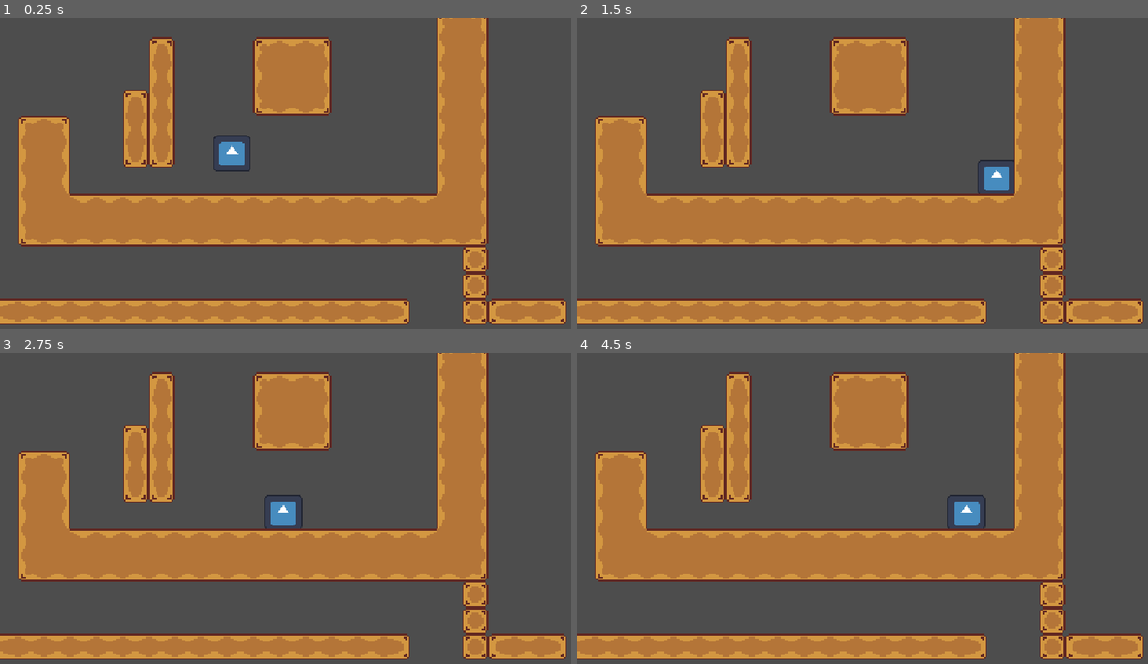
Above: before the commit, frames 1-4 (two rows, left to right).
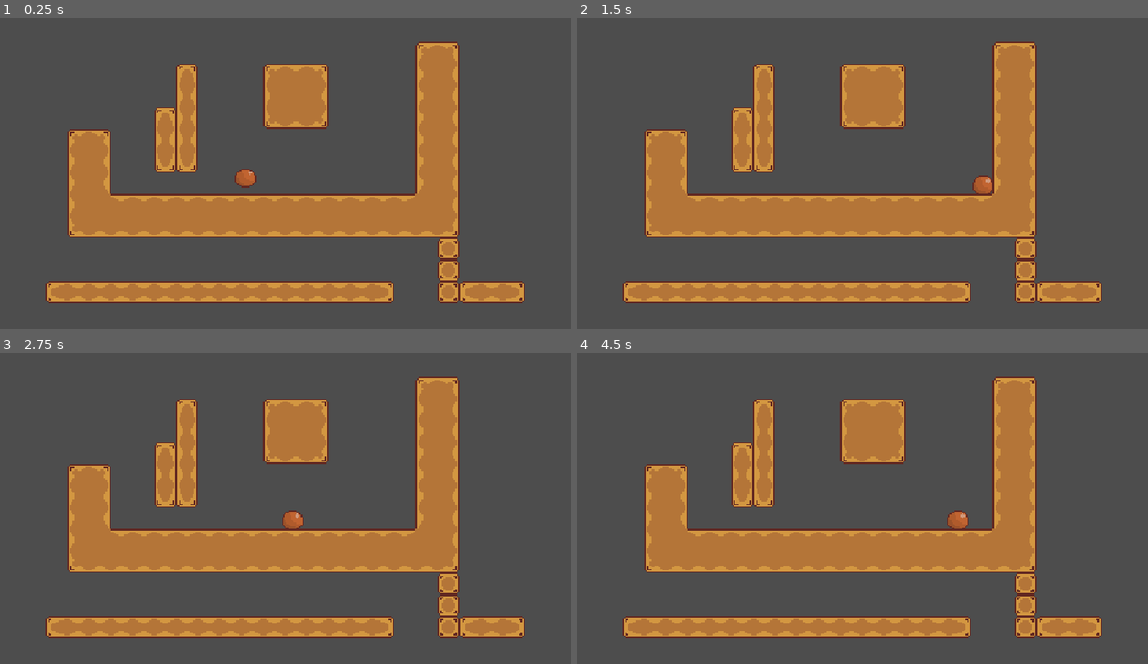
Above: after the commit, the same moments.

Repository: seanlhwi/Haven
Game: Godot game, scene res://game.tscn
Two runs of this game, one before a commit and one after it. Both use one fixed random seed, a clock stepped at 60 frames per second and the inputs below. The engine's default icon, where the game draws it, is replaced by a stand-in: a white triangle on a blue panel in a dark square.
Inputs:
- Up to frame 1 (0.25 s): no input
- Up to frame 2 (1.5 s): hold Right (move_right) from 0.53 s (still down); tap Space (jump) at 0.77 s
- Up to frame 3 (2.75 s): tap Space (jump) at 1.52 s; release Right (move_right) at 2.03 s; hold Left (move_left) from 2.03 s (still down)
- Up to frame 4 (4.5 s): release Left (move_left) at 2.78 s; hold Right (move_right) 2.78-4.28 s; tap Space (jump) at 3.02, 3.77 s; hold Left (move_left) from 4.28 s (still down)

The runs differ from the first frame. In frame 1, 36% of the frame differs, in the area x 0-100%, y 0-99%; in frame 2, 35%; in frame 3, 35%; in frame 4, 35%.

Commit message:
Adding aniamtion

Diff:
--- a/Boba/game.tscn
+++ b/Boba/game.tscn
@@ -52,7 +52,7 @@
 position = Vector2(-50, -52)
 
 [node name="Camera2D" type="Camera2D" parent="." unique_id=832723039]
-zoom = Vector2(3, 3)
+zoom = Vector2(2.5, 2.5)
 
 [node name="StaticBody2D" type="StaticBody2D" parent="." unique_id=221443512]
 
--- a/Boba/player.tscn
+++ b/Boba/player.tscn
@@ -1,19 +1,53 @@
 [gd_scene format=3 uid="uid://b4locmxaumksb"]
 
 [ext_resource type="Script" uid="uid://ewfcwdjgs4xv" path="res://Scenes/player.gd" id="1_onrkg"]
-[ext_resource type="Texture2D" uid="uid://uelvhslkv8pv" path="res://icon.svg" id="2_onrkg"]
+[ext_resource type="Texture2D" uid="uid://2lwdoe6bqa6x" path="res://Assests/boba anim.png" id="2_onrkg"]
 
-[sub_resource type="RectangleShape2D" id="RectangleShape2D_hqtel"]
+[sub_resource type="AtlasTexture" id="AtlasTexture_i3pqv"]
+atlas = ExtResource("2_onrkg")
+region = Rect2(0, 64, 32, 32)
+
+[sub_resource type="AtlasTexture" id="AtlasTexture_hqtel"]
+atlas = ExtResource("2_onrkg")
+region = Rect2(32, 64, 32, 32)
+
+[sub_resource type="AtlasTexture" id="AtlasTexture_sweqy"]
+atlas = ExtResource("2_onrkg")
+region = Rect2(64, 64, 32, 32)
+
+[sub_resource type="AtlasTexture" id="AtlasTexture_2hs0m"]
+atlas = ExtResource("2_onrkg")
+region = Rect2(96, 64, 32, 32)
+
+[sub_resource type="SpriteFrames" id="SpriteFrames_6mlwo"]
+animations = [{
+"frames": [{
+"duration": 1.0,
+"texture": SubResource("AtlasTexture_i3pqv")
+}, {
+"duration": 1.0,
+"texture": SubResource("AtlasTexture_hqtel")
+}, {
+"duration": 1.0,
+"texture": SubResource("AtlasTexture_sweqy")
+}, {
+"duration": 1.0,
+"texture": SubResource("AtlasTexture_2hs0m")
+}],
+"loop": 1,
+"name": &"default",
+"speed": 10.0
+}]
+
+[sub_resource type="CircleShape2D" id="CircleShape2D_6mlwo"]
+radius = 7.0
 
 [node name="Player" type="CharacterBody2D" unique_id=335862165]
 script = ExtResource("1_onrkg")
 
-[node name="Icon" type="Sprite2D" parent="." unique_id=727068469]
-position = Vector2(0, -12.000001)
-scale = Vector2(0.1796875, 0.171875)
-texture = ExtResource("2_onrkg")
+[node name="AnimatedSprite2D" type="AnimatedSprite2D" parent="." unique_id=883259731]
+sprite_frames = SubResource("SpriteFrames_6mlwo")
+autoplay = "default"
 
-[node name="CollisionShape2D" type="CollisionShape2D" parent="." unique_id=124079918]
-position = Vector2(0, -12.000001)
-rotation = -1.579741
-shape = SubResource("RectangleShape2D_hqtel")
+[node name="CollisionShape2D" type="CollisionShape2D" parent="." unique_id=1739995885]
+shape = SubResource("CircleShape2D_6mlwo")
Binary file added: Boba/Assests/boba anim.png
Not shown, added: Boba/Assests/boba anim.png.import
